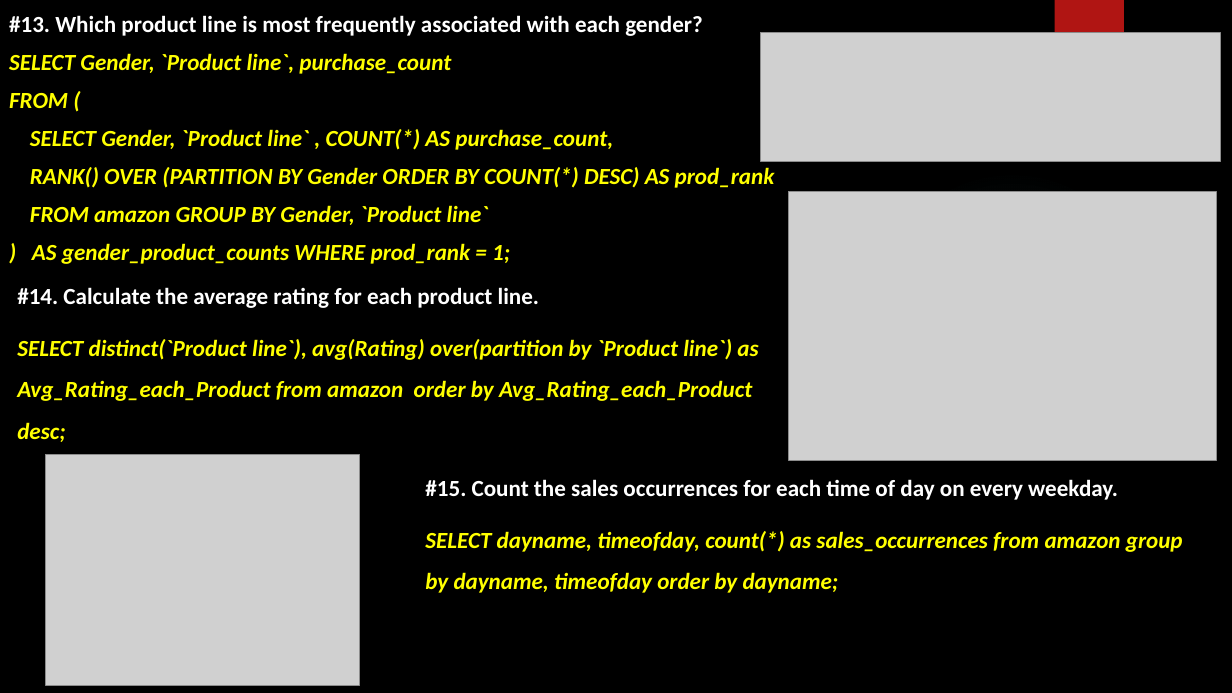
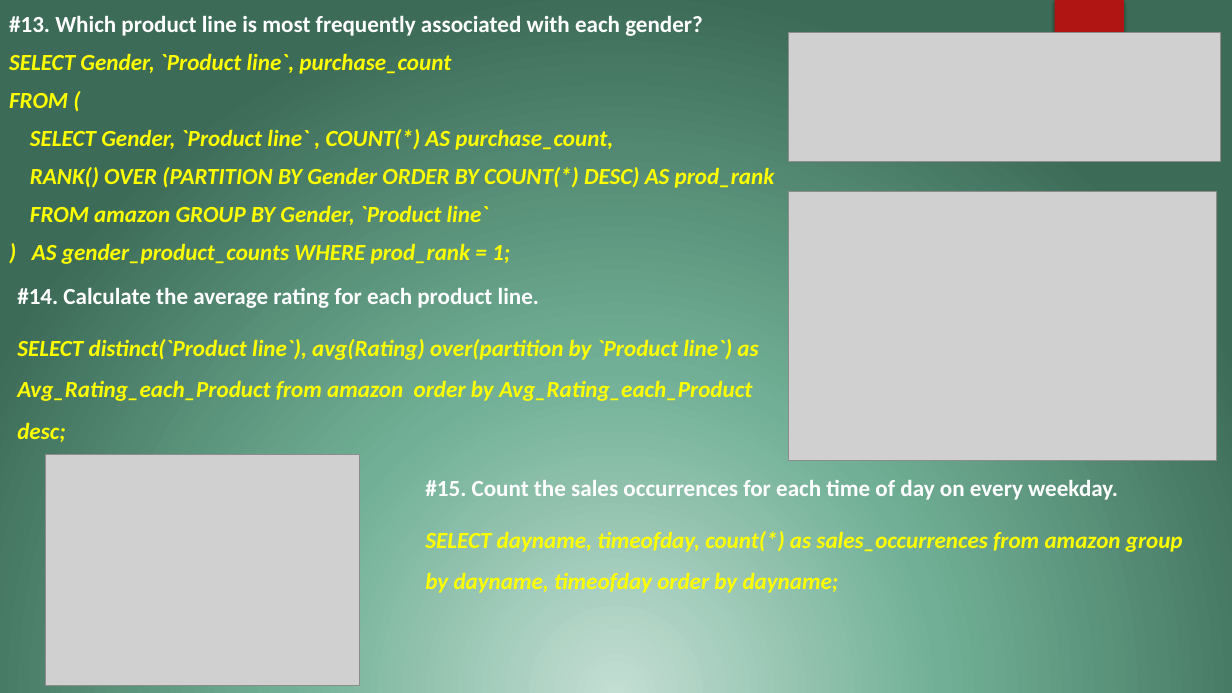
Before and after one commit to govardhansingu/Amazon-Sales-Analysis, a slide deck: slide 10 of SQL_CapStone_Project_Presentation_S8244.pptx (slide 9 before the commit). Drawn at 1232x693 pixels with LibreOffice and Linux fonts; fonts in the diff are those of the drawing; grey boxes stand for pictures; background and template pictures are left out. Boxes give left, top, right and bottom in pixels: in the first picture for what was removed or moved away, otherwise in the second. Text is boxed around its words. In the diff, an @@ line names an element or a change of style, - is before the commit and + after.

```diff
--- a/SQL_CapStone_Project_Presentation_S8244.pptx
+++ b/SQL_CapStone_Project_Presentation_S8244.pptx
@@ background picture (left out) to gradient #C3DED3 to #71B096 to #3C6B57 @@
@@ picture: place and size @@
-picture at [762,32,1221,162]
+picture at [789,32,1221,162]
```
Also in this commit, not shown: 19 other slides changed, 1 slide added.
